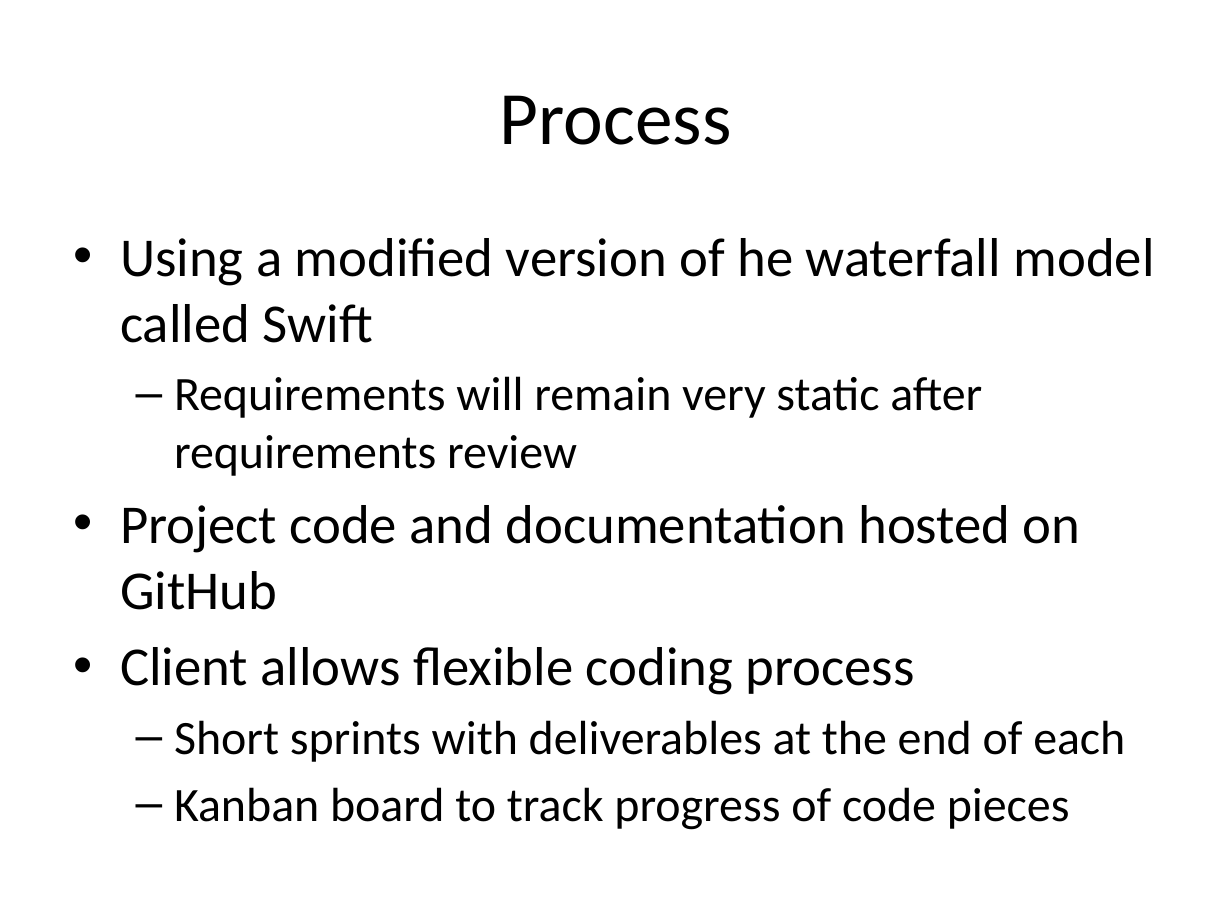
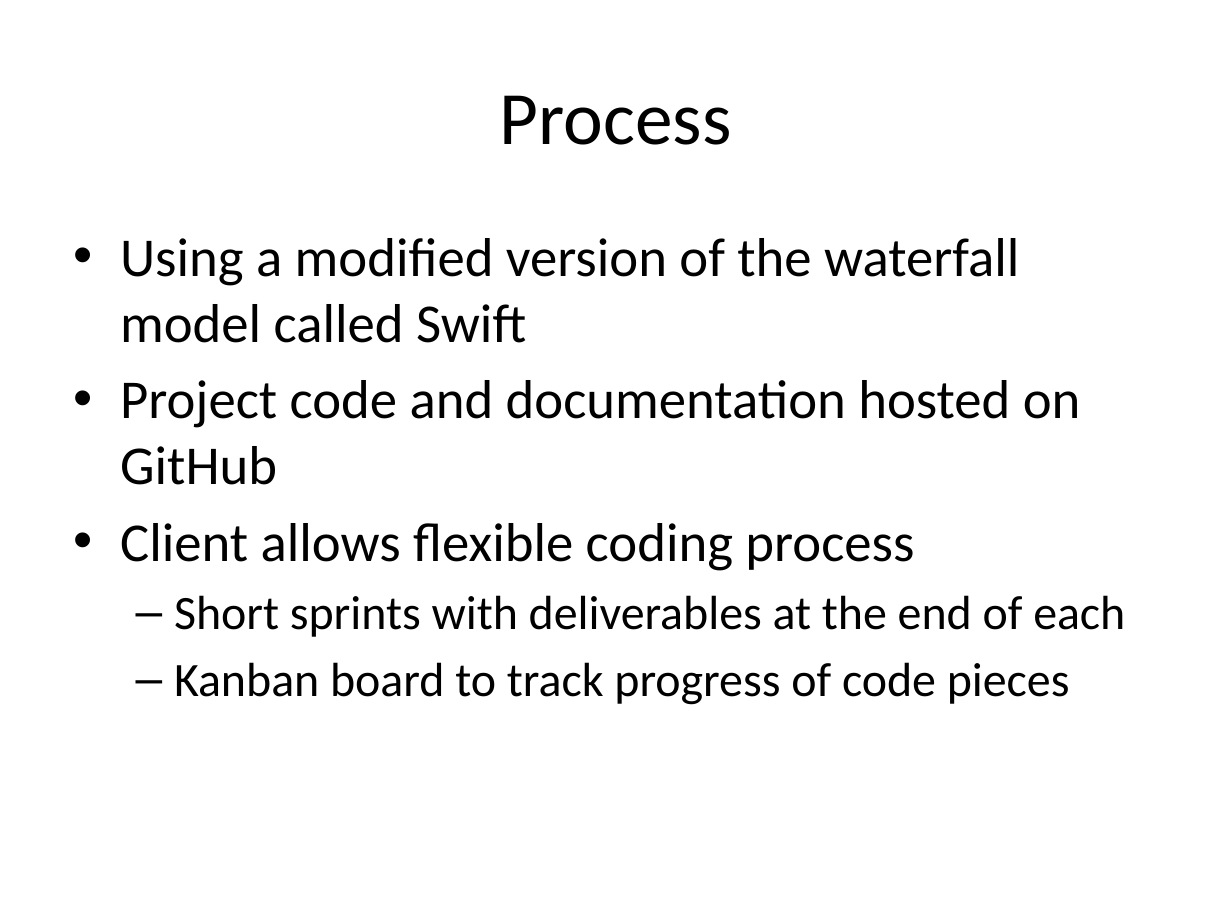
Before and after one commit to atniptw/Senior-Project, a slide deck: slide 4 of Documents/PowerPoints/FallPresentation.pptx. Drawn at 1232x924 pixels with LibreOffice and Linux fonts; fonts in the diff are those of the drawing. Boxes give left, top, right and bottom in pixels: in the first picture for what was removed or moved away, otherwise in the second. Text is boxed around its words. In the diff, an @@ line names an element or a change of style, - is before the commit and + after.

```diff
--- a/Documents/PowerPoints/FallPresentation.pptx
+++ b/Documents/PowerPoints/FallPresentation.pptx
@@ text at (120,238,1019,343): text changed; size 28 to 32 pt @@
-• Using a modified version of he waterfall model called Swift
-  – Requirements will remain very static after requirements review
+• Using a modified version of the waterfall model called Swift
```
Also in this commit, not shown: 5 other slides changed, 1 slide removed.
